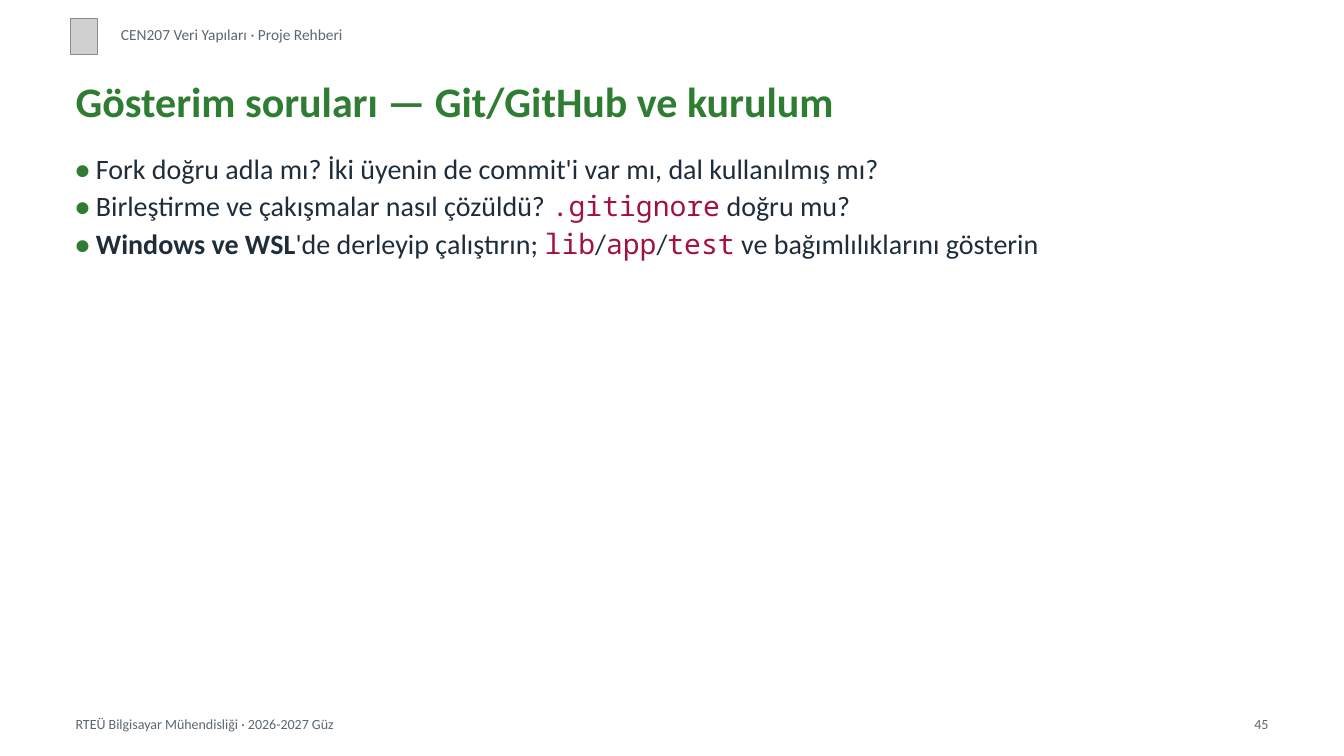
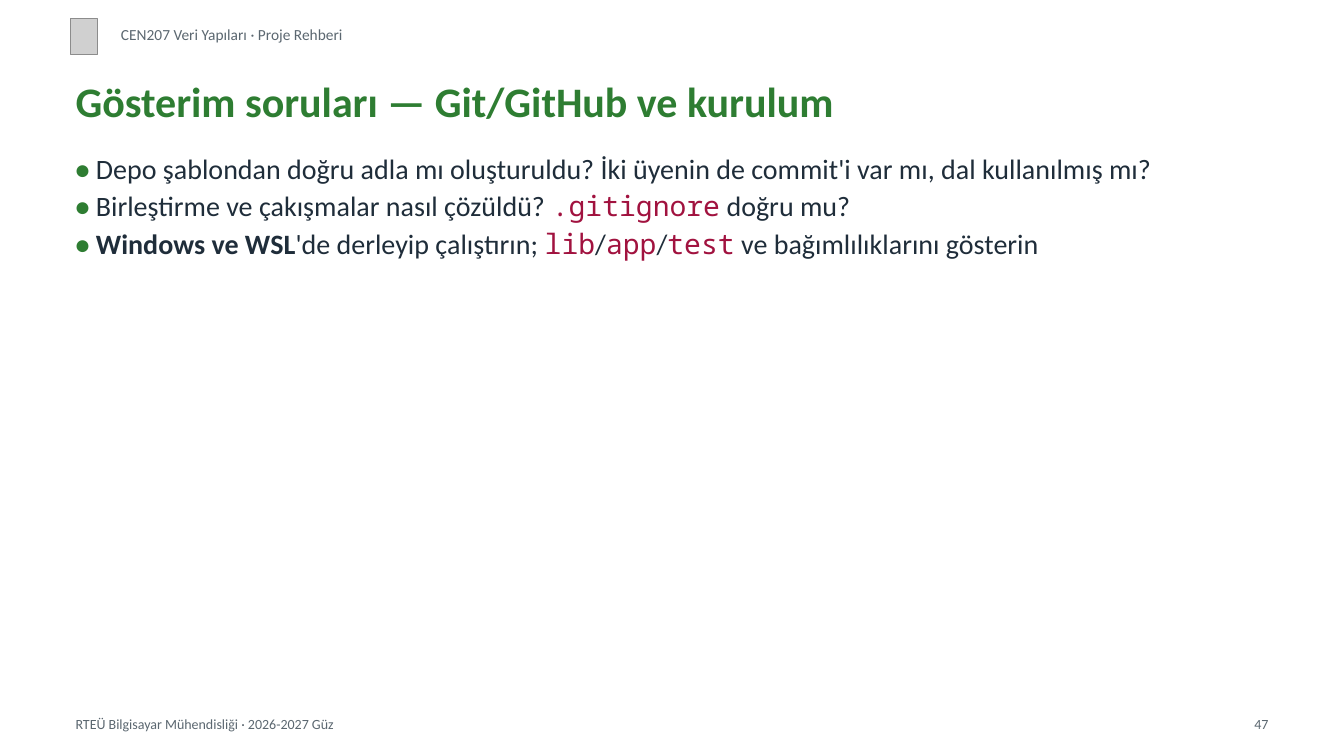
Before and after one commit to ucoruh/ce205-data-structures, a slide deck: slide 47 of docs/project-guide/cen207-project-guide-slides.tr.pptx (slide 45 before the commit). Drawn at 1344x756 pixels with LibreOffice and Linux fonts; fonts in the diff are those of the drawing; grey boxes stand for pictures. Boxes give left, top, right and bottom in pixels: in the first picture for what was removed or moved away, otherwise in the second. Text is boxed around its words. In the diff, an @@ line names an element or a change of style, - is before the commit and + after.

Commit message:
Project guide: create repo from template (no fork), show project locally, demo checklist

```diff
--- a/docs/project-guide/cen207-project-guide-slides.tr.pptx
+++ b/docs/project-guide/cen207-project-guide-slides.tr.pptx
@@ text at box(96, 156, 1151, 184): text changed @@
-• Fork doğru adla mı? İki üyenin de commit'i var mı, dal kullanılmış mı?
+• Depo şablondan doğru adla mı oluşturuldu? İki üyenin de commit'i var mı, dal kullanılmış mı?
@@ text at box(1254, 720, 1268, 729): text changed @@
-45
+47
```
Also in this commit, not shown: 46 other slides changed, 2 slides added, 25 other files.
